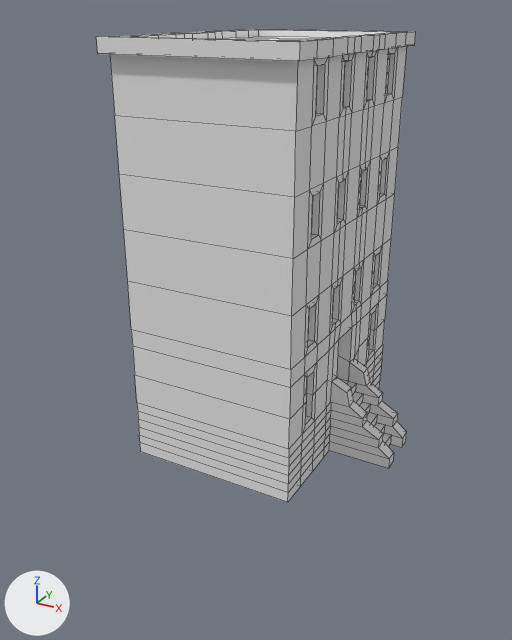
What one commit did to the Blender file Assets/apartment2.blend.
Before and after are seen from a camera (50 mm lens) standing at (32.2, -63.5, 33.6) and looking at (-1.4, -2.3, 3.0). Arrows for +X, +Y and +Z are at lower left; the lights stay in place. Mesh edges are drawn as thin lines.

The older version as bpy lines, for what is in view:
```python
me_cube = bpy.data.meshes.new('Cube')
me_cube.from_pydata(...)  # 900 vertices, 898 faces; spans x -60.0..85.0, y -80.0..80.0, z -114.0..128.0
me_cube.materials.append(mat_material)  # its picture is missing
ob_cube = bpy.data.objects.new('Cube', me_cube)
ob_cube.location = (0.0, 0.0, 9.4)
ob_cube.scale = (0.173, 0.173, 0.173)
```
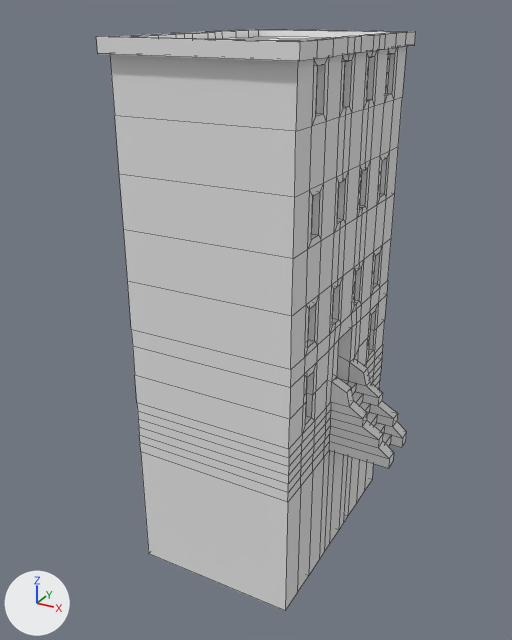
The change, as a list of edits to the scene's bpy script:
```text
Change me_cube:
    used by ob_cube; location = (0.0, 0.0, 9.4); scale = (0.173, 0.173, 0.173)
    remove me_cube.from_pydata(...)  # 900 vertices, 898 faces; spans x -60.0..85.0, y -80.0..80.0, z -114.0..128.0
    add me_cube.from_pydata(...)  # 924 vertices, 922 faces; spans x -60.0..85.0, y -80.0..80.0, z -195.0..128.0
    me_cube part 1
    11 faces are deleted
    24 new vertices lie (0.0, 0.0, -81.0) away from vertices in x -57.0..46.0, y -75.0..75.0, z -114.0
    35 new faces join them
```

Pixel boxes (x1, y1, x2, y2) of what changed, in the pictures (512 x 640 px):
'Cube', reshaped (23% taller)
    before: (96, 29, 416, 502)
    after: (96, 29, 416, 611)
part 1 of me_cube, built on
    after: (141, 450, 373, 611)
